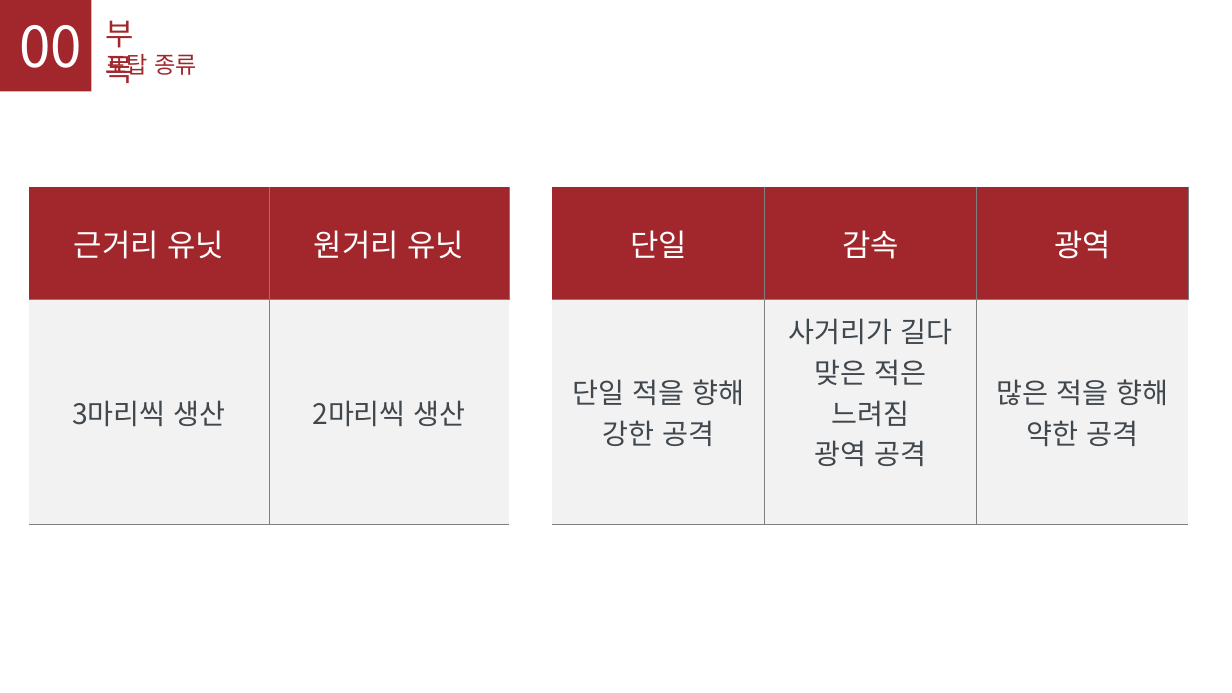
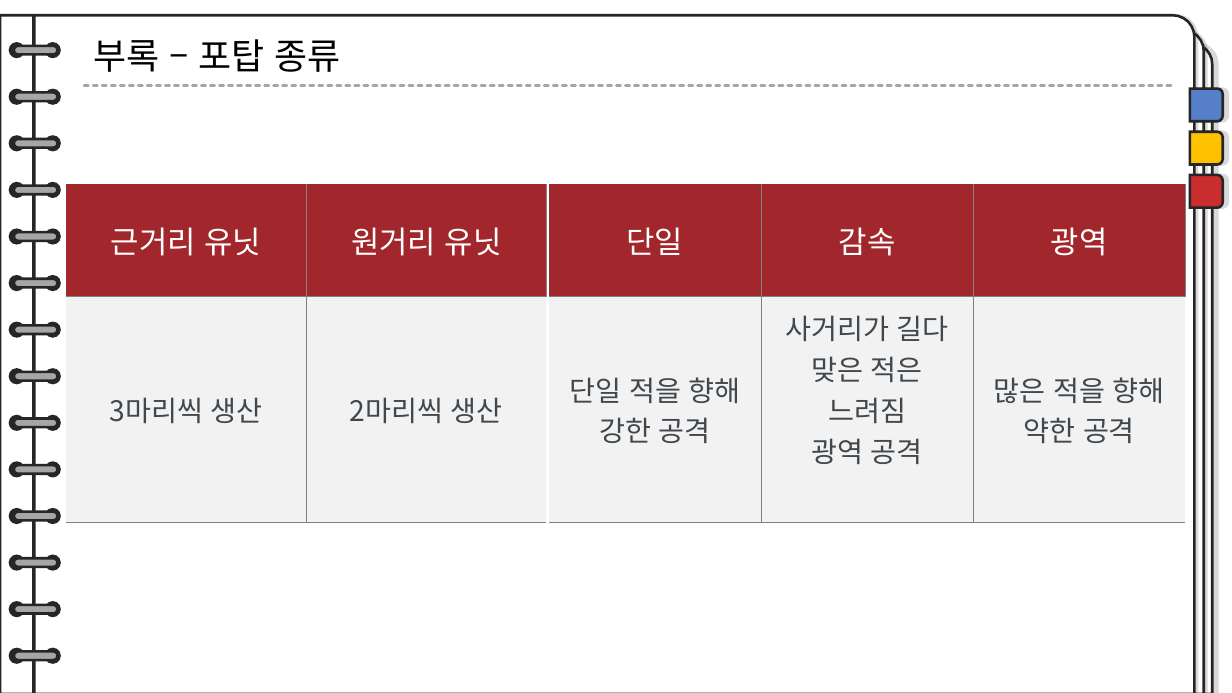
Before and after one commit to TUK-final-graduation-project/GraduationProject, a slide deck: slide 17 of Documents/제안서-수정본.pptx. Drawn at 1232x693 pixels with LibreOffice and Linux fonts; fonts in the diff are those of the drawing. Boxes give left, top, right and bottom in pixels: in the first picture for what was removed or moved away, otherwise in the second. Text is boxed around its words. In the diff, an @@ line names an element or a change of style, - is before the commit and + after.

```diff
--- a/Documents/제안서-수정본.pptx
+++ b/Documents/제안서-수정본.pptx
@@ rectangle removed at (0,0,91,91) @@
@@ text removed at (19,25,82,68) @@
-00
@@ text removed at (105,20,133,83) @@
-부록
@@ text at (93,39,341,72): text changed; size 18 to 28 pt; text colour #A2272C to #000000 @@
-포탑 종류
+부록 – 포탑 종류
@@ group added at (0,16,1213,693): 28 ellipses, 14 rounded rectangles, 3 round rects, 1 rectangle, 1 line @@
@@ round same rect added at (1190,89,1223,122), fill #567FCA, outline #262626 2 pt @@
@@ round same rect added at (1190,133,1223,165), fill #FFC000, outline #262626 2 pt @@
@@ round same rect added at (1190,175,1223,207), fill #C92D2D, outline #262626 2 pt @@
@@ table: place and size @@
-table at (29,187,509,525)
+table at (67,184,547,522)
@@ table: place and size @@
-table at (553,187,1190,525)
+table at (549,184,1187,522)
```
Also in this commit, not shown: 13 other slides changed, 6 slides added, 8 slides removed.
